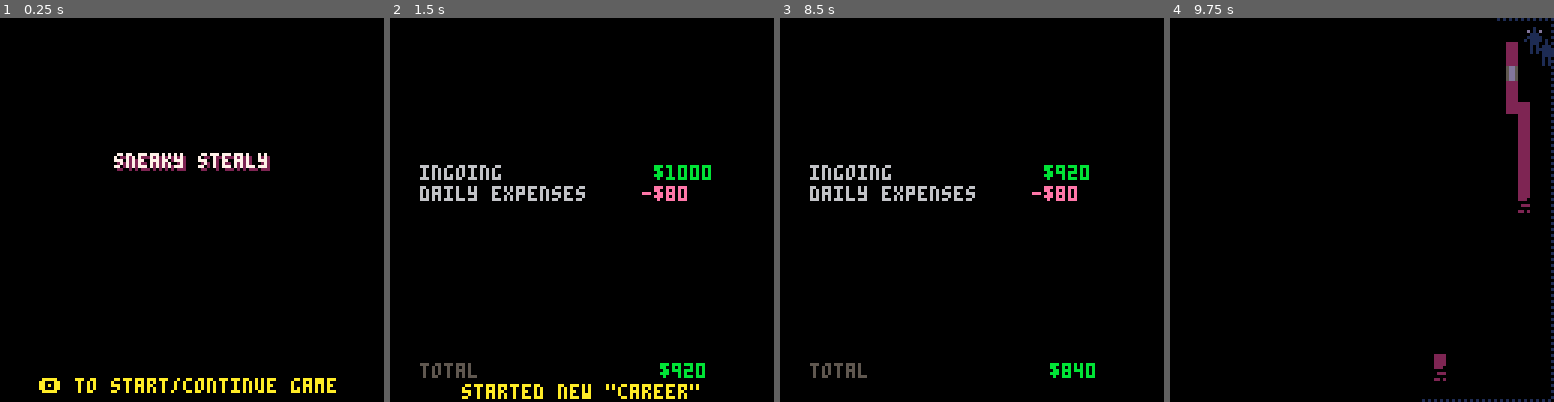
Above: before the commit, frames 1-4 (left to right).
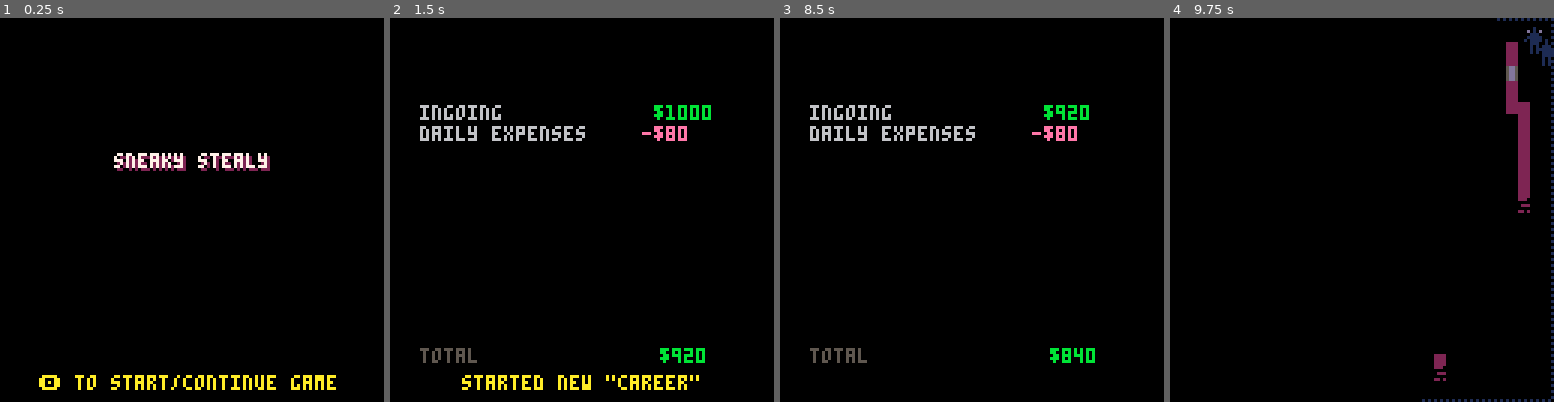
Above: after the commit, the same moments.

Repository: ironchestgames/pico-8-carts
Game: PICO-8 cartridge stealth.p8
Same seed, same stepped clock (60 frames per second), same inputs: the game is played once before the commit and once after it.
Inputs:
- Up to frame 1 (0.25 s): no input
- Up to frame 2 (1.5 s): tap X (X key) at 0.33, 1.07 s; tap O (Z key) at 0.7 s
- Up to frame 3 (8.5 s): hold Right 1.6-2.1 s; tap O (Z key) every 0.4 s from 1.7 to 8.1 s; tap X (X key) every 1.12 s from 1.85 to 7.43 s; hold Up 2.15-2.42 s; hold Right 2.47-3.03 s; hold Left 3.08-3.58 s; hold Down 3.63-3.97 s; hold Right 4.02-4.68 s; hold Up 4.73-5.03 s; hold Left 5.08-5.68 s; hold Down 5.73-6.03 s; hold Right 6.08-6.58 s; hold Right 6.63-7.13 s; hold Up 7.18-7.45 s; hold Right 7.5-8.07 s; hold Left from 8.12 s (still down)
- Up to frame 4 (9.75 s): tap O (Z key) every 0.4 s from 8.5 to 9.7 s; tap X (X key) at 8.55, 9.67 s; release Left at 8.62 s; hold Down 8.67-9 s; hold Right 9.05-9.72 s

The runs differ from the first frame. In frame 1, 1.1% of the frame differs, in the area x 10-88%, y 92-98%; in frame 2, 6.0%, in the area x 7-84%, y 22-100%; in frame 3, 4.4%; in frame 4, nothing differs.

Commit message:
stealth - add objects on vertical walls, add making sounds to confuse guards

Diff:
--- a/stealth.p8
+++ b/stealth.p8
@@ -737,6 +737,11 @@
   -- reset player
   _p.state,_p.action='standing'
  end
+end
+
+local function soundaction(_p)
+ makesound(_p,0)
+  _p.state,_p.action='standing'
 end
 
 
@@ -1016,12 +1021,12 @@
 
   elseif _typ == 5 then
    _o.shadow={[0]=true}
-   objs[_i+1]={typ=6,action={[2]=camcontrol},shadow={}}
+   objs[_i+1]={typ=6,action={[0]=soundaction,[2]=camcontrol},shadow={}}
    objs[_i+2]={typ=7,shadow={true}}
 
   elseif _typ == 8 then
    _o.shadow={[0]=true}
-   _o.action={[2]=safe}
+   _o.action={[1]=soundaction,[2]=safe}
    local _c=flr(rnd(1000)+500)
    _o.loot=shuffle({
     {'a little cash',flr(rnd(600))},
@@ -1041,11 +1046,41 @@
   end
  end
 
+ -- add plants and watercoolers vertically
+ for _x=2,29 do
+  for _j=1,3 do
+   local _y=flr(rnd(29))+2
+   local _i=_y*32+_x
+   if objs[_i] == nil and
+      objs[_i-32] == nil and
+      objs[_i-1] == nil and
+      objs[_i+1] == nil and
+      objs[_i+32] == nil and
+      floor[_i] == 1 and
+      floor[_i-32] == 1 and
+      floor[_i+32] == 1 and
+      (floor[_i+1] == 1 or floor[_i-1] == 1) and
+      (floor[_i+1] == 2 or floor[_i-1] == 2) then
+    local _typ=flr(rnd(2))
+    local _o={typ=_typ,shadow={[2]=true,[3]=true}}
+    objs[_i]=_o
+   end
+  end
+ end
+
+
  -- fix objs
  for _i=0,arslen do
   local _o=objs[_i]
   if _o then
    _o.light={}
+
+   _o.action=_o.action or {
+    [0]=soundaction,
+    [1]=soundaction,
+    [2]=soundaction,
+    [3]=soundaction,
+   }
 
    -- remove windows
    if _o.typ == 22 then
@@ -1533,13 +1568,7 @@
 
 
 
-…(5 lines of a section not shown)…
   -- remove fog
-  -- todo: token hunt
   for _p in all(players) do
    if _p.state != 'caught' then
     for _d in all(fogdirs) do
@@ -1683,7 +1712,11 @@
     end
    end
 
-   -- todo: draw objs[(_p.y+1)*32+_p.x] here again?
+   local _o=objs[_i+32]
+   if _o and _o.typ then
+    local _l=light[_i+32]
+    sspr(_o.typ*4,_l*13,4,13,_px,_py+4)
+   end
   end
 
   -- draw guards
@@ -1707,8 +1740,6 @@
    elseif _g.state == 'listening' then
     sspr(_dir*27,31,9,11,_g.x*4-2,_g.y*4-7)
    end
-
-   -- todo: draw objs[(_p.y+1)*32+_p.x] here again?
   end
 
 
@@ -1748,7 +1779,6 @@
 
 
 initpolice=function(_onpress)
- local _pt=8
  sfx(16,-2)
  sfx(17)
  palt(0,false)
@@ -1756,11 +1786,6 @@
  palt(11,true)
 
  _update=function()
-  _pt-=1
-  if _pt < 0 then
-   _pt=64
-  end
-
   if btnp(4) then
    if _onpress then
     _onpress()
@@ -1772,7 +1797,7 @@
  end
 
  _draw=function()
-  if _pt%64 >= 32 then
+  if flr(t())%2 == 1 then
    cls(8)
   else
    cls(12)
@@ -1800,7 +1825,7 @@
    sspr(92,85,8,11,_tmp,_y-15,8,11,_flipx)
   end
 
-  -- draw car
+  -- draw police car
   sspr(100,61,28,17,80,104)
 
   -- draw armored truck for game over
@@ -1809,7 +1834,6 @@
    print('caught!  \x8e to start over',16,122,10)
   end
 
-  -- todo: add wantedness and draw extra police
  end
 end
 
@@ -1859,7 +1883,8 @@
  _draw=function()
   local _cash,_nextbuyi=dget(62),dget(63)
   cls()
-  print('$'.._cash,2,1,3)
+  rectfill(0,0,46,6,3)
+  print('$'.._cash,2,1,11)
   rectfill(15,15,114,104,5)
   if seli > 1 then
    spr(243,9,54)
@@ -1875,7 +1900,7 @@
     _col=11
     spr(226,61,104)
    end
-   print('buy info $'.._reconcost,28,37,_col)
+   print('pay scout $'.._reconcost,28,37,_col)
   elseif dget(seli) == 1 then
    print('(already visited)',28,37,6)
   else
@@ -1962,7 +1987,7 @@
  _draw=function()
   cls()
 
-  local _offy=49
+  local _offy=29
   for _r in all(_rows) do
    print(_r[1],10,_offy,6)
    local _r2,_col,_offx='$'.._r[2],11,0
@@ -1973,16 +1998,16 @@
    _offy+=7
   end
 
-  print('total',10,115,5)
+  print('total',10,110,5)
 
   local _col=11
   if _cash < 0 then
    _col=14
   end
   local _s='$'.._cash
-  print(_s,98-#_s*2,115,_col)
-
-  print(_msg,64-#_msg*2,122,10)
+  print(_s,98-#_s*2,110,_col)
+
+  print(_msg,64-#_msg*2,119,10)
  end
 end
 
@@ -2029,10 +2054,10 @@
   end
  end
  _draw=function()
-  cls(0)
+  cls()
   print('sneaky stealy',39,46,2)
   print('sneaky stealy',38,45,7)
-  print('\x8e to start/continue game',13,120,10)
+  print('\x8e to start/continue game',13,119,10)
  end
 end
 
